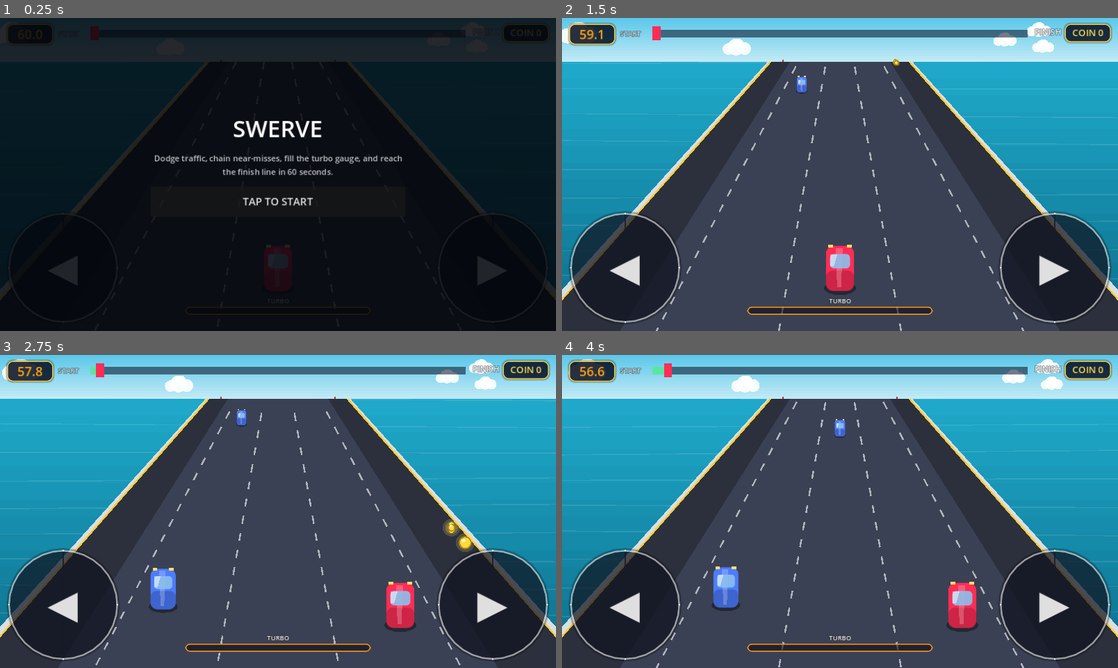
Above: before the commit, frames 1-4 (two rows, left to right).
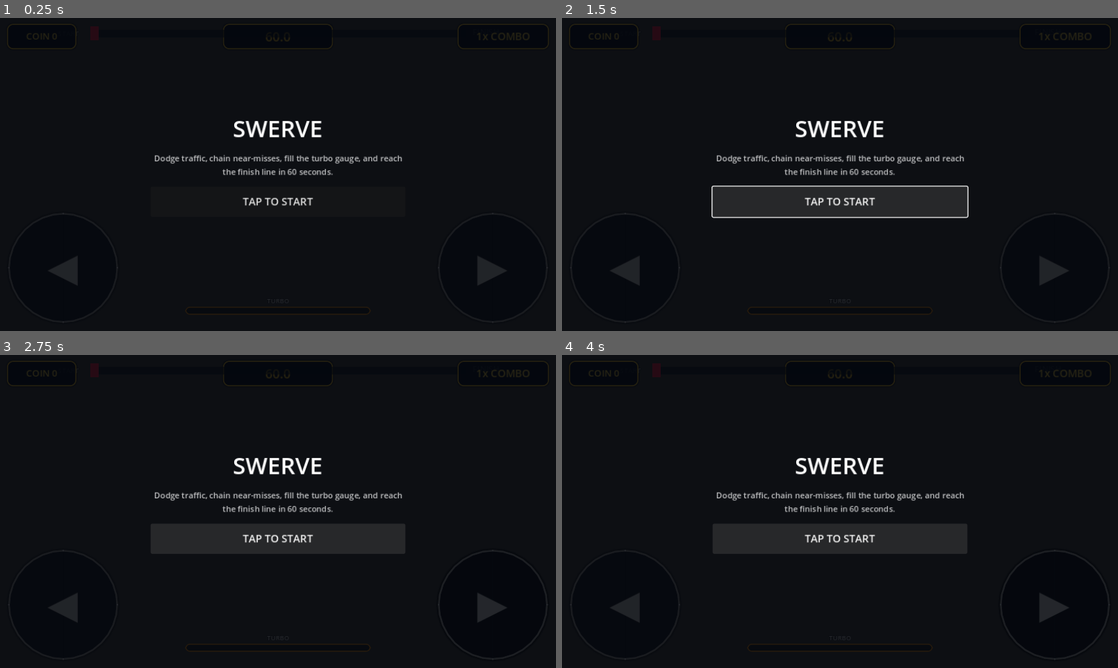
Above: after the commit, the same moments.

Repository: kjs8806/swerve
Game: Godot game, scene res://scenes/Main.tscn
The game is run twice, just before and just after one commit, with the same random seed, the same clock (stepped at 60 frames per second) and the same inputs.
Inputs (mouse positions are in pixels of both pictures, inside the frame that each line leads up to):
- Up to frame 1 (0.25 s): no input
- Up to frame 2 (1.5 s): click "TAP TO START" at 0.5 s; click (840, 202) at 1.25 s, where only the run after the commit has a clickable "TAP TO START"
- Up to frame 3 (2.75 s): tap Enter at 2, 2.1 s; hold Right from 2.03 s (still down); tap Space at 2.27 s
- Up to frame 4 (4 s): release Right at 2.78 s; hold Left 2.78-3.53 s; tap Enter at 2.85, 3.6 s; tap Space at 3.02 s; hold Right from 3.53 s (still down)

The runs differ from the first frame. In frame 1, 3.7% of the frame differs, in the area x 0-100%, y 1-91%; in frame 2, 94%; in frame 3, 97%; in frame 4, 97%, in the area x 0-100%, y 0-100%.
Error after the commit: Parse Error: Cannot infer the type of "frac" variable because the value doesn't have a set type. (res://scripts/Race.gd:564)

Commit message:
Integrate approved racing art and five-lane gameplay
Replace procedural placeholder vehicles and collectibles with optimized approved sprites, add lane-centered road hazards, render the coastal environment and guardrails, encode the 15/25/20/25/15 lane model, and align the HUD to the approved gameplay composition.

Diff:
--- a/godot/scenes/Main.tscn
+++ b/godot/scenes/Main.tscn
@@ -65,10 +65,12 @@
 mouse_filter = 2
 
 [node name="TimerPanel" type="PanelContainer" parent="HUD/Root"]
-offset_left = 12.0
+anchor_left = 0.5
+anchor_right = 0.5
+offset_left = -95.0
 offset_top = 10.0
-offset_right = 92.0
-offset_bottom = 42.0
+offset_right = 95.0
+offset_bottom = 54.0
 theme_override_styles/panel = SubResource("StyleBoxFlat_badge")
 
 [node name="TimerLabel" type="Label" parent="HUD/Root/TimerPanel"]
@@ -130,12 +132,10 @@
 horizontal_alignment = 2
 
 [node name="CoinPanel" type="PanelContainer" parent="HUD/Root"]
-anchor_left = 1.0
-anchor_right = 1.0
-offset_left = -92.0
+offset_left = 12.0
 offset_top = 10.0
-offset_right = -12.0
-offset_bottom = 42.0
+offset_right = 132.0
+offset_bottom = 54.0
 theme_override_styles/panel = SubResource("StyleBoxFlat_badge")
 
 [node name="CoinLabel" type="Label" parent="HUD/Root/CoinPanel"]
@@ -143,6 +143,23 @@
 theme_override_font_sizes/font_size = 16
 theme_override_colors/font_color = Color(1, 0.85, 0.3, 1)
 text = "COIN 0"
+horizontal_alignment = 1
+vertical_alignment = 1
+
+[node name="ComboPanel" type="PanelContainer" parent="HUD/Root"]
+anchor_left = 1.0
+anchor_right = 1.0
+offset_left = -170.0
+offset_top = 10.0
+offset_right = -12.0
+offset_bottom = 54.0
+theme_override_styles/panel = SubResource("StyleBoxFlat_badge")
+
+[node name="ComboLabel" type="Label" parent="HUD/Root/ComboPanel"]
+layout_mode = 2
+theme_override_font_sizes/font_size = 18
+theme_override_colors/font_color = Color(1, 0.85, 0.3, 1)
+text = "1x COMBO"
 horizontal_alignment = 1
 vertical_alignment = 1
 
--- a/godot/scripts/Race.gd
+++ b/godot/scripts/Race.gd
@@ -7,6 +7,8 @@
 
 # ---------- Config ----------
 const LANES := 5
+const LANE_EDGES := [-1.0, -0.70, -0.20, 0.20, 0.70, 1.0]
+const LANE_CENTERS := [-0.85, -0.45, 0.0, 0.45, 0.85]
 const RACE_TIME := 60.0
 const FINISH_DISTANCE := 13000.0
 const ROAD_LENGTH := 260.0
@@ -31,6 +33,23 @@
 const FINISH_REVEAL_RANGE := ROAD_LENGTH * 2.5
 
 const LANE_CHANGE_TIME := 0.14
+
+const TEX_BACKGROUND := preload("res://assets/environment/ocean-sky.png")
+const TEX_GUARDRAILS := preload("res://assets/environment/guardrails.png")
+const TEX_PLAYER := preload("res://assets/vehicles/player-gray.png")
+const TRAFFIC_TEXTURES := [
+	preload("res://assets/vehicles/traffic-coral.png"),
+	preload("res://assets/vehicles/traffic-yellow.png"),
+	preload("res://assets/vehicles/traffic-blue.png"),
+	preload("res://assets/vehicles/traffic-green.png"),
+	preload("res://assets/vehicles/traffic-orange.png"),
+]
+const TEX_COIN := preload("res://assets/collectibles/coin.png")
+const HAZARD_TEXTURES := [
+	preload("res://assets/obstacles/pothole.png"),
+	preload("res://assets/obstacles/loose-tire.png"),
+	preload("res://assets/obstacles/traffic-cone.png"),
+]
 
 enum State { READY, PLAYING, WIN, LOSE }
 
@@ -68,6 +87,7 @@
 # ---------- HUD refs ----------
 @onready var timer_label: Label = $HUD/Root/TimerPanel/TimerLabel
 @onready var coin_label: Label = $HUD/Root/CoinPanel/CoinLabel
+@onready var combo_label: Label = $HUD/Root/ComboPanel/ComboLabel
 @onready var progress_track: Control = $HUD/Root/ProgressTrack
 @onready var progress_fill: ColorRect = $HUD/Root/ProgressTrack/ProgressFill
 @onready var player_marker: ColorRect = $HUD/Root/ProgressTrack/PlayerMarker
@@ -140,12 +160,14 @@
 	return pow(clampf(p, 0.0, 2.0), 1.35)
 
 func half_width_at(p: float) -> float:
-	var top_half := get_w() * 0.10
-	var bot_half := get_w() * 0.44
+	var top_half := get_w() * 0.095
+	var bot_half := get_w() * 0.50
 	return lerp(top_half, bot_half, ease_p(p))
 
 func lane_fraction(lane_index: float) -> float:
-	return (lane_index - (LANES - 1) / 2.0) / ((LANES - 1) / 2.0)
+	var lo := clampi(int(floor(lane_index)), 0, LANES - 1)
+	var hi := clampi(int(ceil(lane_index)), 0, LANES - 1)
+	return lerp(LANE_CENTERS[lo], LANE_CENTERS[hi], lane_index - floor(lane_index))
 
 func lane_x(lane_index: float, p: float) -> float:
 	return center_x() + lane_fraction(lane_index) * half_width_at(p)
@@ -268,9 +290,12 @@
 		lanes[j] = tmp
 
 	for i in range(count):
+		var is_hazard := randf() < 0.32
 		obstacles.append({
 			"lane": lanes[i], "p": 0.0, "resolved": false,
 			"dodged": false, "was_near": false,
+			"kind": "hazard" if is_hazard else "traffic",
+			"variant": randi() % (HAZARD_TEXTURES.size() if is_hazard else TRAFFIC_TEXTURES.size()),
 		})
 
 
@@ -420,6 +445,7 @@
 	timer_label.text = "%.1f" % remaining
 	timer_label.modulate = Color8(0xff, 0x4d, 0x4d) if remaining < 10.0 else Color8(0xff, 0xcc, 0x33)
 	coin_label.text = "COIN %d" % coins
+	combo_label.text = "%dx COMBO" % maxi(1, combo)
 
 	var pct: float = clampf(distance / FINISH_DISTANCE, 0.0, 1.0)
 	var track_w: float = progress_track.size.x
@@ -450,7 +476,7 @@
 			continue
 		draw_items.append({"p": c["p"], "cb": func(): _draw_coin(Vector2(lane_x(c["lane"], c["p"]), row_y(c["p"])), scale_at(c["p"]))})
 	for o in obstacles:
-		draw_items.append({"p": o["p"], "cb": func(): _draw_car(Vector2(lane_x(o["lane"], o["p"]), row_y(o["p"])), scale_at(o["p"]), Color8(0x4d, 0x7c, 0xff))})
+		draw_items.append({"p": o["p"], "cb": func(): _draw_obstacle(o)})
 
 	var remaining: float = FINISH_DISTANCE - distance
 	if remaining <= FINISH_REVEAL_RANGE and remaining > -FINISH_REVEAL_RANGE * 0.4:
@@ -460,19 +486,12 @@
 	var px := lane_x(player_lane_visual, 1.0)
 	var py := player_row_y()
 	var p_scale := scale_at(1.0) * 1.05
-	var p_color: Color
-	if is_turbo:
-		p_color = Color8(0xff, 0x7a, 0x1a)
-	elif penalty_t > 0.0:
-		p_color = Color8(0xff, 0x4d, 0x4d)
-	else:
-		p_color = Color8(0xff, 0x2d, 0x55)
 	var turbo_now := is_turbo
 	var t_now := elapsed_t
 	draw_items.append({"p": 1.001, "cb": func():
 		if turbo_now:
 			_draw_flame_trail(Vector2(px, py), p_scale, t_now)
-		_draw_car(Vector2(px, py), p_scale, p_color)
+		_draw_sprite_centered(TEX_PLAYER, Vector2(px, py), p_scale)
 	})
 
 	draw_items.sort_custom(func(a, b): return a["p"] < b["p"])
@@ -522,14 +541,10 @@
 	var hy := horizon_y()
 	var cx := center_x()
 
-	_draw_sky(w, hy)
-	_draw_scenery(w, h, hy, cx)
-
-	var top_half := half_width_at(0.0) * (1.0 + 1.0 / (LANES - 1))
-	var bot_half := half_width_at(1.0) * (1.0 + 1.0 / (LANES - 1))
-
-	_draw_guardrail(cx, hy, h, top_half, bot_half, -1.0)
-	_draw_guardrail(cx, hy, h, top_half, bot_half, 1.0)
+	draw_texture_rect(TEX_BACKGROUND, Rect2(0, 0, w, h), false)
+
+	var top_half := half_width_at(0.0)
+	var bot_half := half_width_at(1.0)
 
 	# Road surface: dark base + a lighter center band for a subtle
 	# crowned-asphalt look instead of one flat fill.
@@ -546,13 +561,29 @@
 	draw_colored_polygon(poly_hi, Color(0.28, 0.31, 0.4, 0.55))
 
 	for i in range(1, LANES):
-		var frac := lane_fraction(i - 0.5)
+		var frac := LANE_EDGES[i]
 		var x0: float = cx + frac * half_width_at(0.0)
 		var x1: float = cx + frac * half_width_at(1.0)
-		_draw_dashed_line(Vector2(x0, hy), Vector2(x1, h), Color(1, 1, 1, 0.6), 3.0, 14.0, 16.0, fmod(road_scroll, 30.0))
-
-	draw_line(Vector2(cx - top_half, hy), Vector2(cx - bot_half, h), Color8(0xff, 0xcc, 0x33), 3.0)
-	draw_line(Vector2(cx + top_half, hy), Vector2(cx + bot_half, h), Color8(0xff, 0xcc, 0x33), 3.0)
+		_draw_dashed_line(Vector2(x0, hy), Vector2(x1, h), Color(1, 1, 1, 0.88), 4.0, 16.0, 15.0, fmod(road_scroll, 31.0))
+
+	draw_line(Vector2(cx - top_half, hy), Vector2(cx - bot_half, h), Color.WHITE, 4.0)
+	draw_line(Vector2(cx + top_half, hy), Vector2(cx + bot_half, h), Color.WHITE, 4.0)
+	draw_texture_rect(TEX_GUARDRAILS, Rect2(0, 0, w, h), false)
+
+
+func _draw_sprite_centered(texture: Texture2D, pos: Vector2, scale: float) -> void:
+	var size := texture.get_size() * scale
+	draw_texture_rect(texture, Rect2(pos - size * 0.5, size), false)
+
+
+func _draw_obstacle(obstacle: Dictionary) -> void:
+	var p: float = obstacle["p"]
+	var pos := Vector2(lane_x(obstacle["lane"], p), row_y(p))
+	var visual_scale := scale_at(p)
+	if obstacle["kind"] == "hazard":
+		_draw_sprite_centered(HAZARD_TEXTURES[obstacle["variant"]], pos, visual_scale)
+	else:
+		_draw_sprite_centered(TRAFFIC_TEXTURES[obstacle["variant"]], pos, visual_scale * 0.82)
 
 
 func _draw_sky(w: float, hy: float) -> void:
@@ -669,18 +700,10 @@
 
 
 func _draw_coin(pos: Vector2, scale: float) -> void:
-	draw_set_transform(pos, 0.0, Vector2.ONE)
-	var r: float = 13.0 * scale
-	var spin: float = sin(elapsed_t * 3.0 + pos.x * 0.05)
-	var rx: float = r * (0.55 + 0.45 * abs(spin))
-
-	draw_circle(Vector2.ZERO, r * 1.6, Color(1.0, 0.9, 0.3, 0.18))
-	draw_circle(Vector2.ZERO, r * 1.15, Color(1.0, 0.9, 0.3, 0.22))
-
-	draw_colored_polygon(_ellipse_points(Vector2.ZERO, rx, r, 20), Color8(0xff, 0xd9, 0x3d))
-	draw_arc(Vector2.ZERO, rx, 0, TAU, 20, Color8(0xb8, 0x86, 0x0b), 2.0)
-	draw_colored_polygon(_ellipse_points(Vector2(-rx * 0.3, -r * 0.35), rx * 0.35, r * 0.28, 12), Color(1, 1, 1, 0.75))
-	draw_set_transform(Vector2.ZERO, 0.0, Vector2.ONE)
+	var spin := 0.68 + 0.32 * abs(sin(elapsed_t * 5.0 + pos.x * 0.03))
+	var size := TEX_COIN.get_size() * scale
+	size.x *= spin
+	draw_texture_rect(TEX_COIN, Rect2(pos - size * 0.5, size), false)
 
 
 func _draw_finish_tape(p: float) -> void:
Binary file added: godot/assets/collectibles/coin.png
Binary file added: godot/assets/environment/guardrails.png
Binary file added: godot/assets/environment/ocean-sky.png
Binary file added: godot/assets/obstacles/loose-tire.png
Binary file added: godot/assets/obstacles/pothole.png
Binary file added: godot/assets/obstacles/traffic-cone.png
Binary file added: godot/assets/vehicles/player-gray.png
Binary file added: godot/assets/vehicles/traffic-blue.png
Binary file added: godot/assets/vehicles/traffic-coral.png
Binary file added: godot/assets/vehicles/traffic-green.png
Binary file added: godot/assets/vehicles/traffic-orange.png
Binary file added: godot/assets/vehicles/traffic-yellow.png
(and 1 more such lines)
